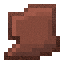
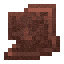
Layered file, before and after one edit (64 × 64). Changes by layer:
added layer "angler_pottery_sherd.png #3" in group "specific shards" over [16, 12, 48, 48]
added layer "archer_pottery_sherd.png #3" in group "specific shards" over [12, 20, 52, 52]
added layer "arms_up_pottery_sherd.png #3" in group "specific shards" over [16, 12, 48, 52]
added layer "blade_pottery_sherd.png #3" in group "specific shards" over [16, 16, 48, 48]
added layer "danger_pottery_sherd.png #3" in group "specific shards" over [20, 16, 52, 48]
added layer "explorer_pottery_sherd.png #3" in group "specific shards" over [12, 20, 48, 52]
added layer "friend_pottery_sherd.png #3" in group "specific shards" over [16, 16, 48, 48]
added layer "heartbreak_pottery_sherd.png #3" in group "specific shards" over [12, 20, 48, 52]
added layer "heart_pottery_sherd.png #3" in group "specific shards" over [12, 20, 48, 52]
added layer "howl_pottery_sherd.png #3" in group "specific shards" over [12, 16, 49, 48]
added layer "miner_pottery_sherd.png #3" in group "specific shards" over [12, 20, 52, 52]
added layer "mourner_pottery_sherd.png #3" in group "specific shards" over [16, 12, 48, 52]
added layer "plenty_pottery_sherd.png #3" in group "specific shards" over [12, 12, 48, 48]
added layer "prize_pottery_sherd.png #3" in group "specific shards" over [12, 16, 48, 52]
added layer "sheaf_pottery_sherd.png #3" in group "specific shards" over [16, 12, 48, 52]
added layer "shelter_pottery_sherd.png #3" in group "specific shards" over [12, 16, 48, 48]
added layer "snort_pottery_sherd.png #3" in group "specific shards" over [12, 20, 52, 52]
added layer "base sherd" in group "64x" over [12, 12, 52, 52]
hid group "resources" (67 layers) over [12, 12, 52, 52]
moved "64x shard internal texture" into group "resources" over [12, 12, 52, 52]
moved "64x shard external outline" into group "resources" over [12, 12, 52, 52]
…and 3 more changes (3 added)
